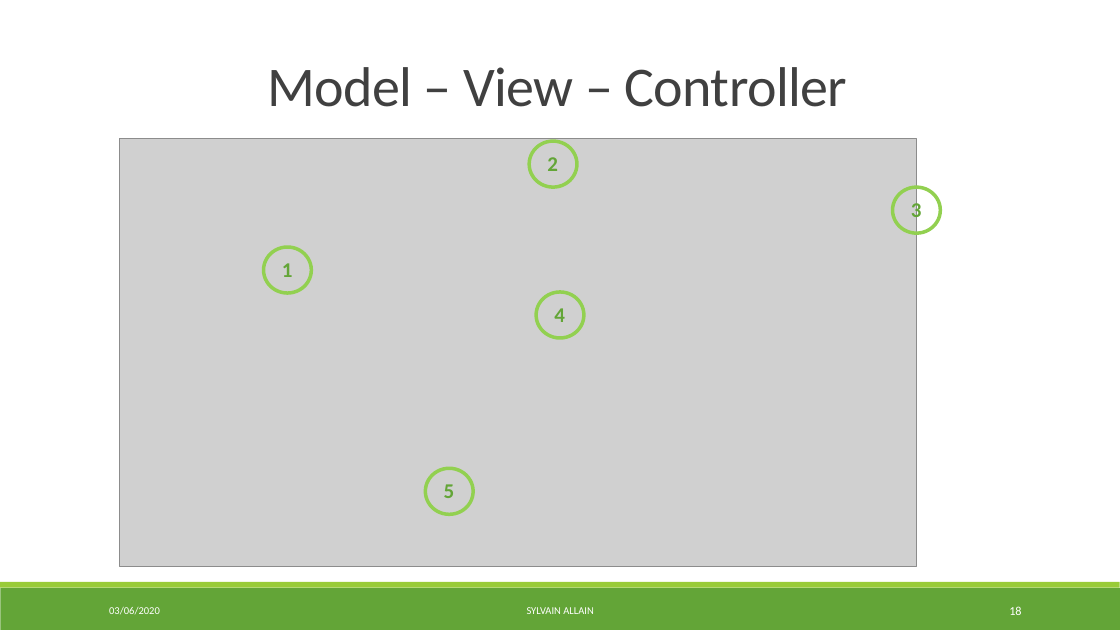
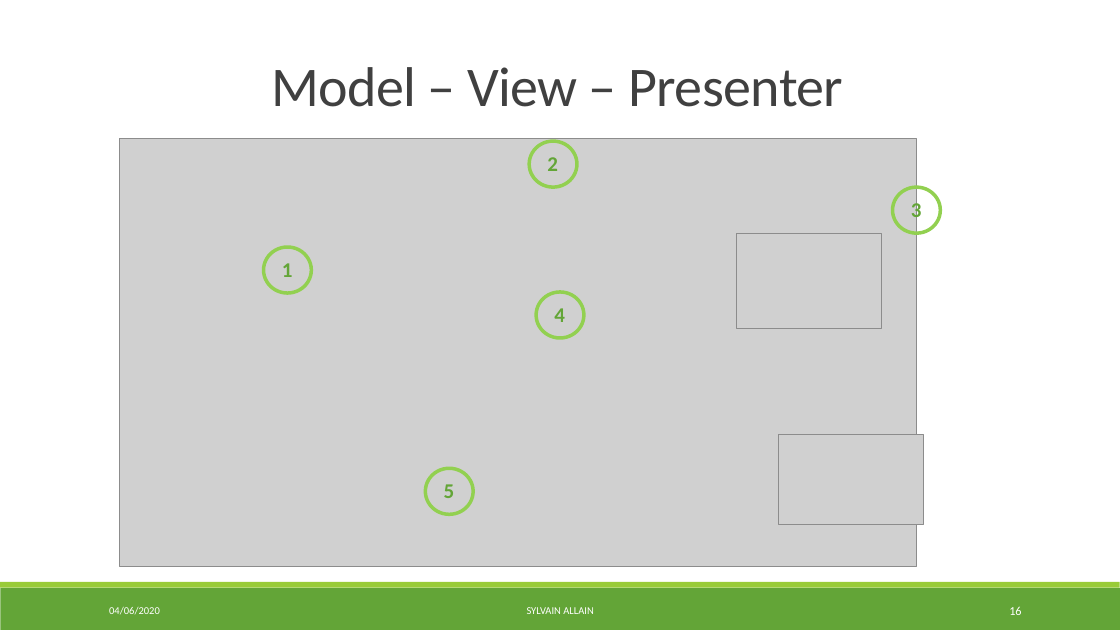
Before and after one commit to S2LF/ProjetPro, a slide deck: slide 16 of ProjetTof’Box.pptx (slide 18 before the commit). Drawn at 1120x630 pixels with LibreOffice and Linux fonts; fonts in the diff are those of the drawing; grey boxes stand for pictures. Boxes give left, top, right and bottom in pixels: in the first picture for what was removed or moved away, otherwise in the second. Text is boxed around its words. In the diff, an @@ line names an element or a change of style, - is before the commit and + after.

```diff
--- a/ProjetTof’Box.pptx
+++ b/ProjetTof’Box.pptx
@@ title at bbox=[271, 67, 843, 107]: text changed @@
-Model – View – Controller
+Model – View – Presenter
@@ picture added at bbox=[736, 234, 881, 329] @@
@@ picture added at bbox=[778, 434, 923, 525] @@
@@ text at bbox=[109, 607, 160, 614]: text changed @@
-03/06/2020
+04/06/2020
```
Also in this commit, not shown: 28 other slides changed, 1 slide removed, 3 other files.
